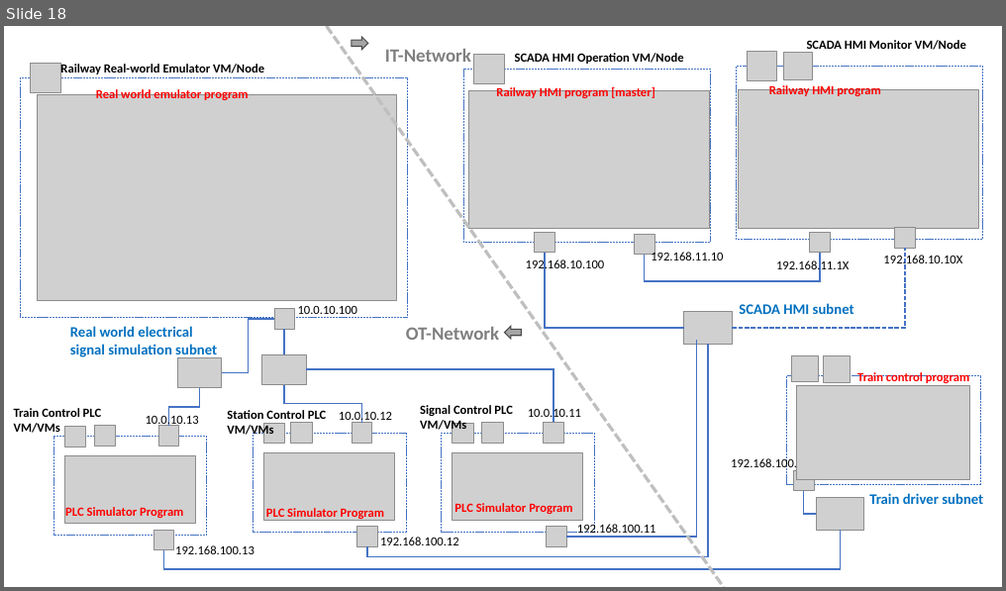
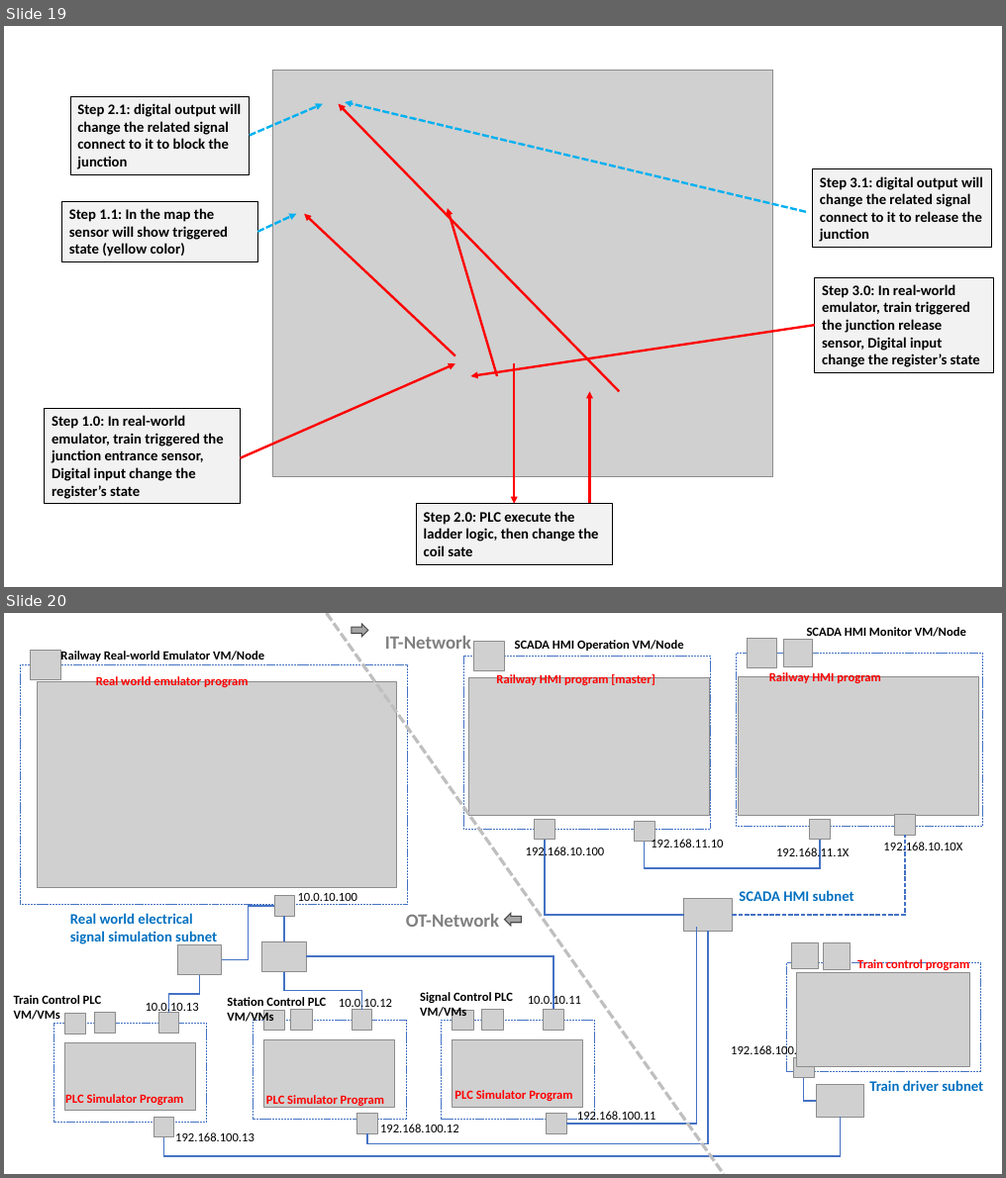
Before and after one commit to mrminhaz87/Railway-IT-OT-Demo, a slide deck: doc/designDoc.pptx. Shown one above the other, each under a label of ours: slide 18 before the commit, slides 19 and 20 after it. The pictures are 1006x591 and 1006x1178 pixels, drawn with LibreOffice and Linux fonts; fonts in the diff are those of the drawing; grey boxes stand for pictures. Boxes give left, top, right and bottom in pixels: in the first picture for what was removed or moved away, otherwise in the second. Text is boxed around its words. In the diff, an @@ line names an element or a change of style, - is before the commit and + after.

```diff
--- a/doc/designDoc.pptx
+++ b/doc/designDoc.pptx
@@ slide 19 added at box(4, 26, 1002, 587), background #FFFFFF @@
@@ picture added at box(273, 70, 773, 477) @@
@@ rectangle added at box(70, 96, 250, 174), fill #F2F2F2, outline #000000 0.5 pt, 14 pt, text #000000, bold @@
+Step 2.1: digital output will change the related signal connect to it to block the junction
@@ arrow added from (250, 135) to (323, 104), #00B0F0 2.25 pt dashed @@
@@ arrow added from (620, 392) to (338, 104), #FF0000 2.25 pt @@
@@ arrow added from (806, 212) to (345, 102), #00B0F0 2.25 pt dashed @@
@@ rectangle added at box(813, 169, 991, 247), fill #F2F2F2, outline #000000 0.5 pt, 14 pt, text #000000, bold @@
+Step 3.1: digital output will change the related signal connect to it to release the junction
@@ rectangle added at box(61, 202, 257, 263), fill #F2F2F2, outline #000000 0.5 pt, 14 pt, text #000000, bold @@
+Step 1.1: In the map the sensor will show triggered state (yellow color)
@@ arrow added from (257, 232) to (297, 214), #00B0F0 2.25 pt dashed @@
@@ arrow added from (455, 356) to (304, 214), #FF0000 2.25 pt @@
@@ arrow added from (497, 376) to (448, 209), #FF0000 2.25 pt @@
@@ rectangle added at box(815, 277, 994, 373), fill #F2F2F2, outline #000000 0.5 pt, 14 pt, text #000000, bold @@
+Step 3.0: In real-world emulator, train triggered the junction release sensor, Digital input change the register’s state
@@ arrow added from (815, 325) to (471, 376), #FF0000 2.25 pt @@
@@ arrow added from (240, 459) to (455, 365), #FF0000 2.25 pt @@
@@ arrow added from (514, 365) to (514, 504), #FF0000 2.25 pt @@
@@ rectangle added at box(45, 408, 241, 504), fill #F2F2F2, outline #000000 0.5 pt, 14 pt, text #000000, bold @@
+Step 1.0: In real-world emulator, train triggered the junction entrance sensor, Digital input change the register’s state
@@ arrow added from (589, 504) to (589, 392), #FF0000 2.25 pt @@
@@ rectangle added at box(417, 504, 613, 565), fill #F2F2F2, outline #000000 0.5 pt, 14 pt, text #000000, bold @@
+Step 2.0: PLC execute the ladder logic, then change the coil sate
@@ what was slide 18 is now slide 20 @@
```
Also in this commit, not shown: 1 other slide added, 7 other files.
